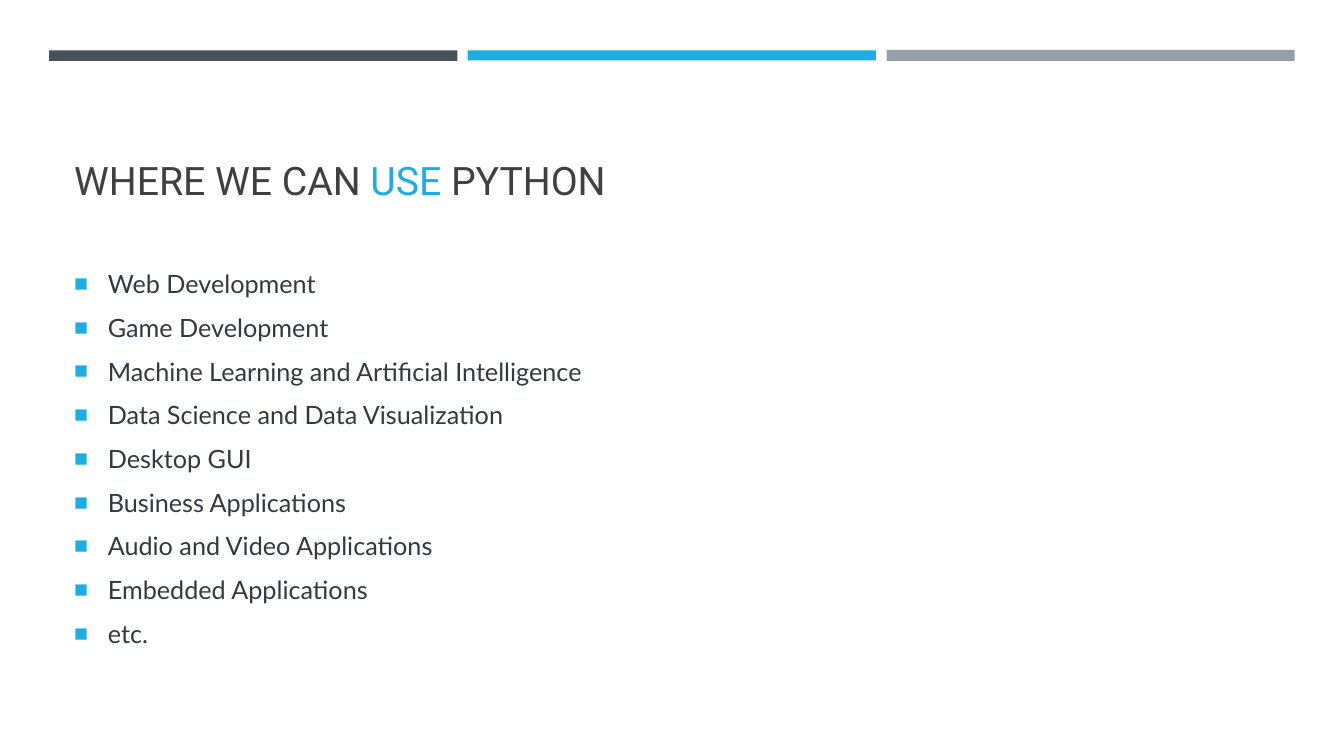
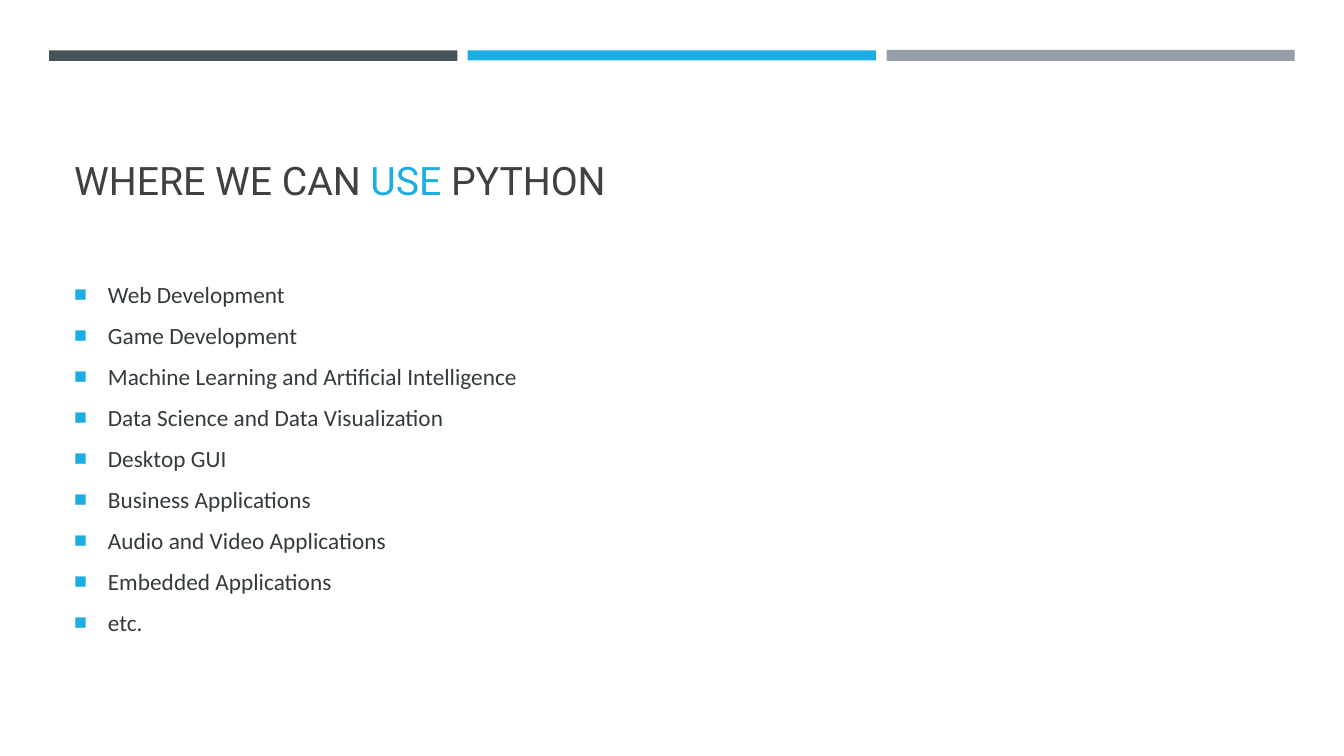
Before and after one commit to kamalk8s/getting-started-with-python, a slide deck: slide 3 of Getting started with Python.pptx. Drawn at 1344x756 pixels with LibreOffice and Linux fonts; fonts in the diff are those of the drawing. Boxes give left, top, right and bottom in pixels: in the first picture for what was removed or moved away, otherwise in the second. Text is boxed around its words. In the diff, an @@ line names an element or a change of style, - is before the commit and + after.

```diff
--- a/Getting started with Python.pptx
+++ b/Getting started with Python.pptx
@@ text "Web Development" at (108, 287, 516, 631): size 18 to 16.6 pt, font Lato to Calibri @@
```
Also in this commit, not shown: 2 other slides changed.
